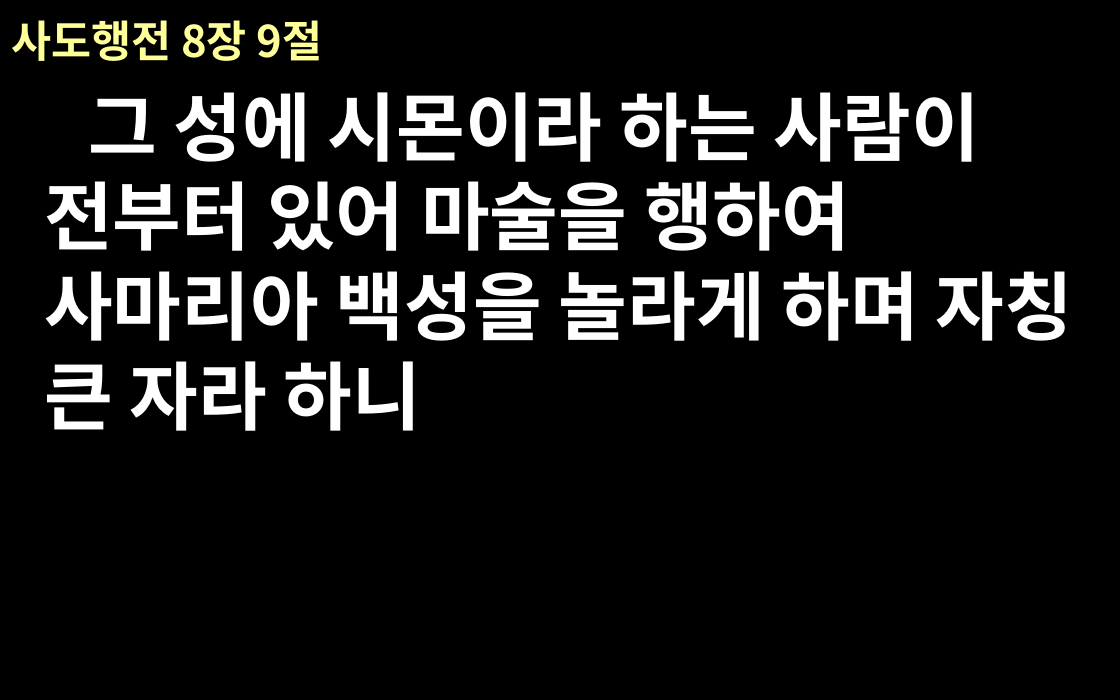
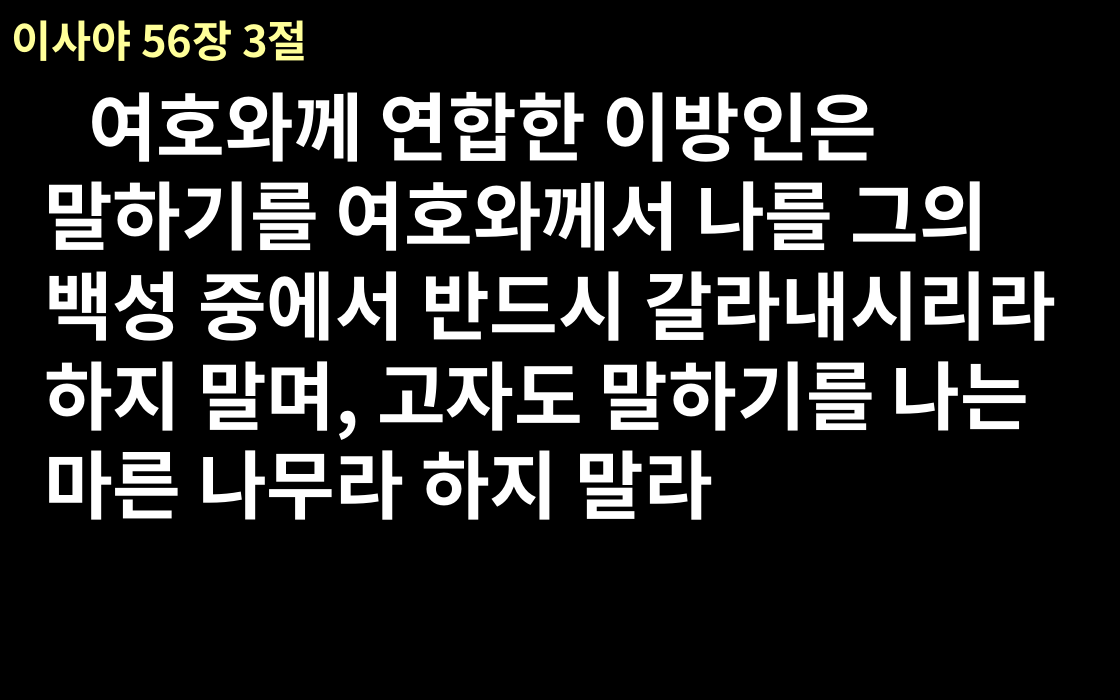
Before and after one commit to euskate/bible_ppt_class, a slide deck: slide 16 of new-file-name.pptx (slide 1 before the commit). Drawn at 1120x700 pixels with LibreOffice and Linux fonts; fonts in the diff are those of the drawing. Boxes give left, top, right and bottom in pixels: in the first picture for what was removed or moved away, otherwise in the second. Text is boxed around its words. In the diff, an @@ line names an element or a change of style, - is before the commit and + after.

```diff
--- a/new-file-name.pptx
+++ b/new-file-name.pptx
@@ title at (11, 20, 308, 61): text changed @@
-사도행전 8장 9절
+이사야 56장 3절
@@ text at (44, 92, 1056, 520): text changed @@
-그 성에 시몬이라 하는 사람이 전부터 있어 마술을 행하여 사마리아 백성을 놀라게 하며 자칭 큰 자라 하니
+여호와께 연합한 이방인은 말하기를 여호와께서 나를 그의 백성 중에서 반드시 갈라내시리라 하지 말며, 고자도 말하기를 나는 마른 나무라 하지 말라
```
Also in this commit, not shown: 18 other slides changed, 2 slides added, 1 slide removed, 3 other files.
